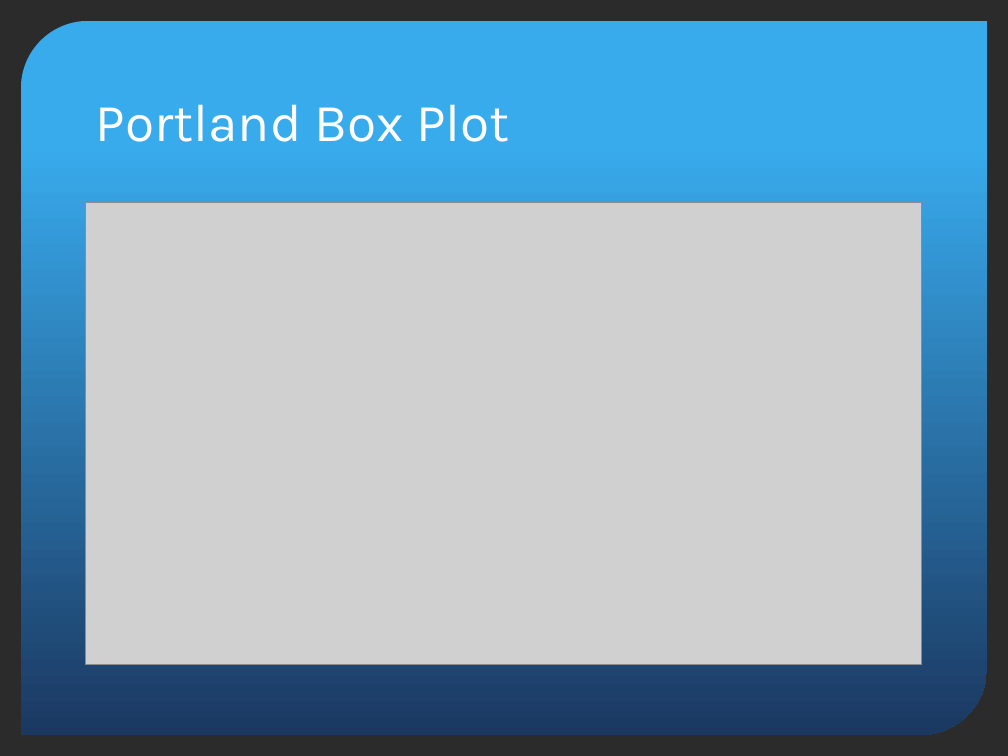
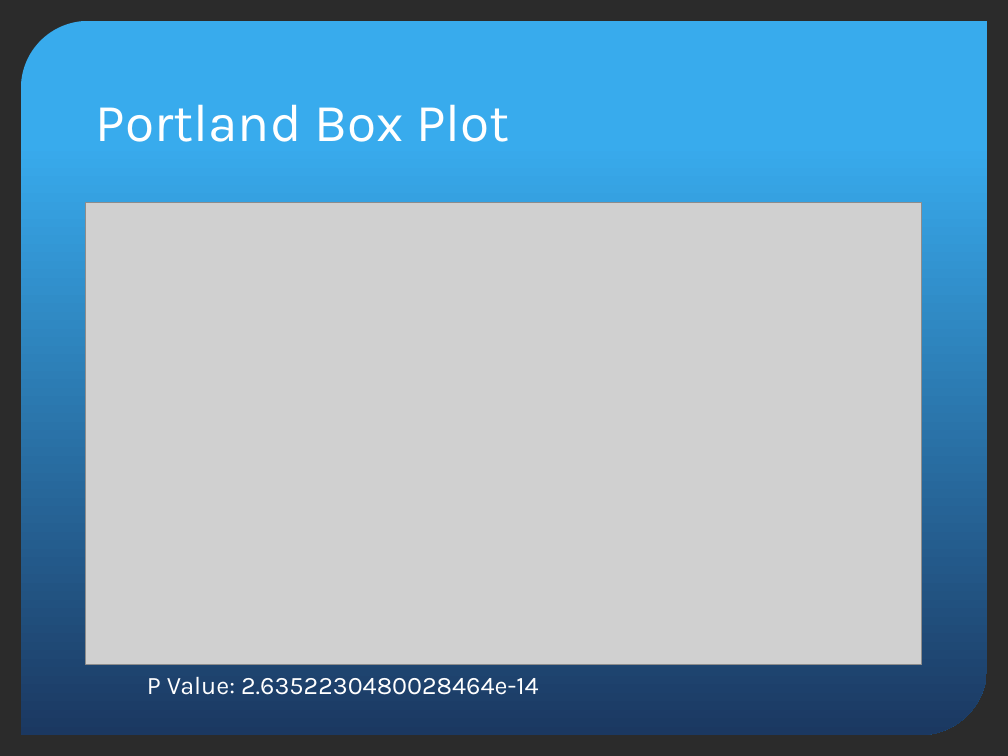
Before and after one commit to korto27/group_project_yelp, a slide deck: slide 8 of YelpProject.pptx (slide 9 before the commit). Drawn at 1008x756 pixels with LibreOffice and Linux fonts; fonts in the diff are those of the drawing; grey boxes stand for pictures; background and template pictures are left out; a plain dark background stands for a picture behind light text. Boxes give left, top, right and bottom in pixels: in the first picture for what was removed or moved away, otherwise in the second. Text is boxed around its words. In the diff, an @@ line names an element or a change of style, - is before the commit and + after.

```diff
--- a/YelpProject.pptx
+++ b/YelpProject.pptx
@@ text added at [147, 676, 539, 695], 18 pt, text #FFFFFF @@
+P Value: 2.6352230480028464e-14
```
Also in this commit, not shown: 7 other slides changed, 2 slides added.
